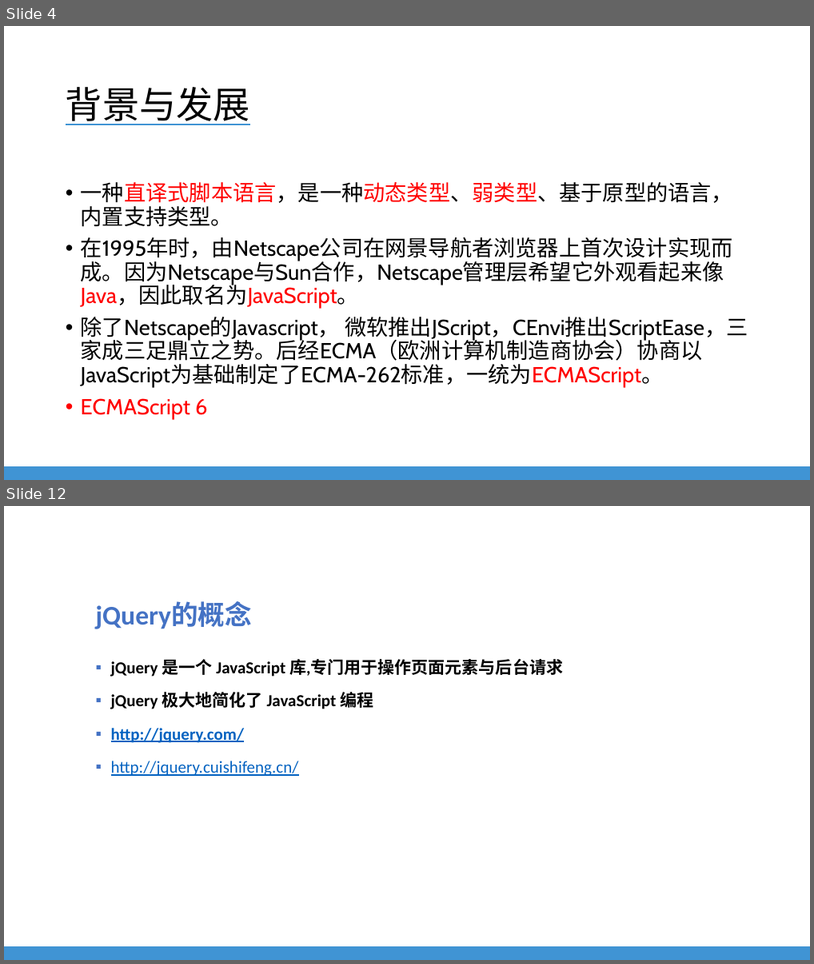
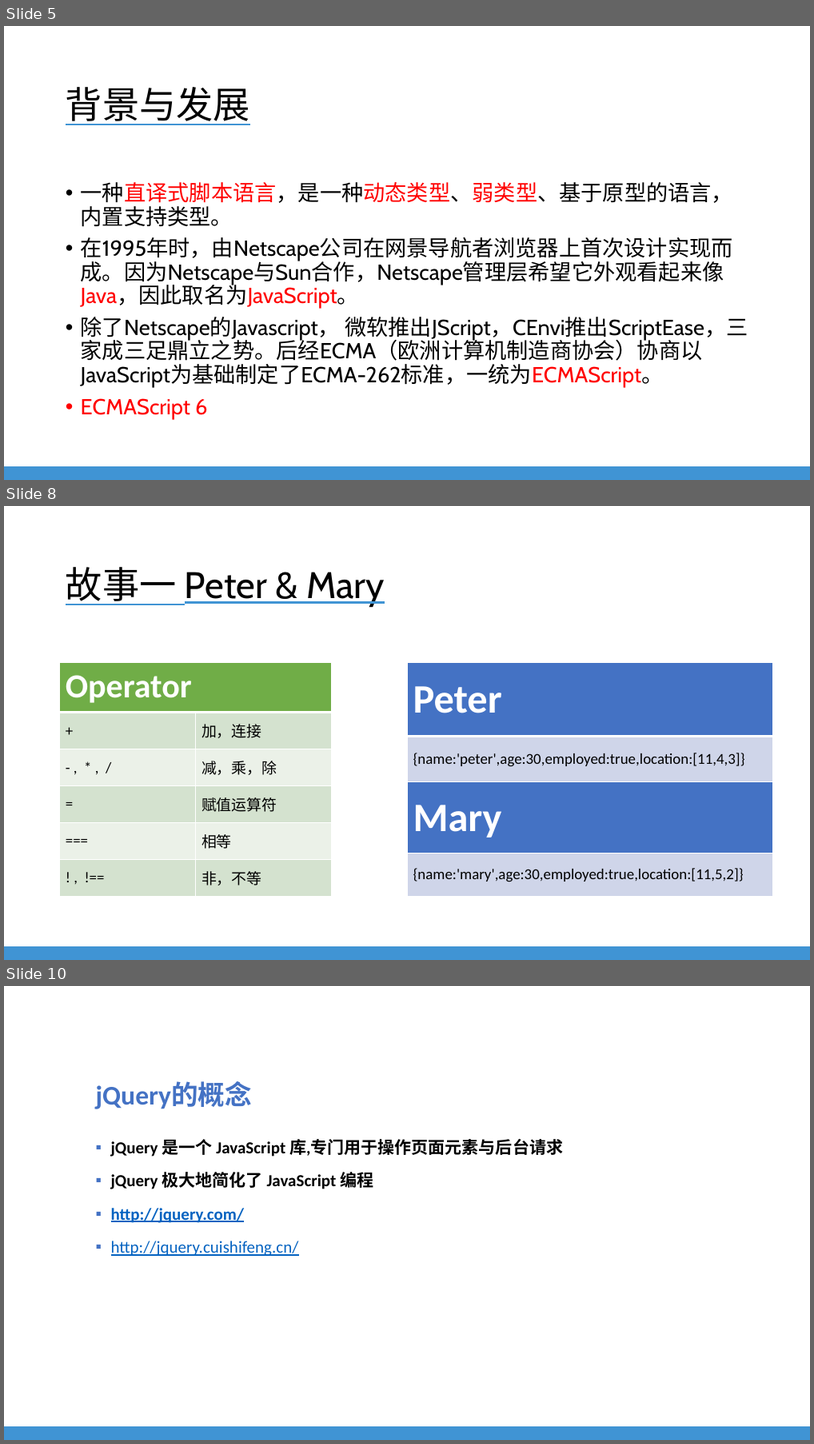
Before and after one commit to EverDoc/NLU, a slide deck: NLU Training - Javascript For QA.pptx. Shown one above the other, each under a label of ours: slides 4 and 12 before the commit, slides 5, 8 and 10 after it; the slides between them are not shown. The pictures are 814x964 and 814x1444 pixels, drawn with LibreOffice and Linux fonts; fonts in the diff are those of the drawing; background and template pictures are left out. Boxes give left, top, right and bottom in pixels: in the first picture for what was removed or moved away, otherwise in the second. Text is boxed around its words. In the diff, an @@ line names an element or a change of style, - is before the commit and + after.

```diff
--- a/NLU Training - Javascript For QA.pptx
+++ b/NLU Training - Javascript For QA.pptx
@@ slide 8 added at [4,506,810,960], background #FFFFFF; not listed: 1 template element that a slide beside it also shows @@
@@ title added at [66,567,385,607], 44 pt, text #000000, underline @@
+故事一 Peter & Mary
@@ table added at [60,663,332,896], 6 rows, 2 columns @@
+Operator | 
++ | 加，连接
+- , * , / | 减，乘，除
+= | 赋值运算符
+=== | 相等
+! , !== | 非，不等
@@ table added at [407,662,774,896], 4 rows, 1 columns @@
+Peter
+{name:'peter',age:30,employed:true,location:[11,4,3]}
+Mary
+{name:'mary',age:30,employed:true,location:[11,5,2]}
@@ what was slide 4 is now slide 5 @@
@@ what was slide 12 is now slide 10 @@
```
Also in this commit, not shown: 4 slides changed, 2 other slides added, 5 slides removed, 1 other file.
